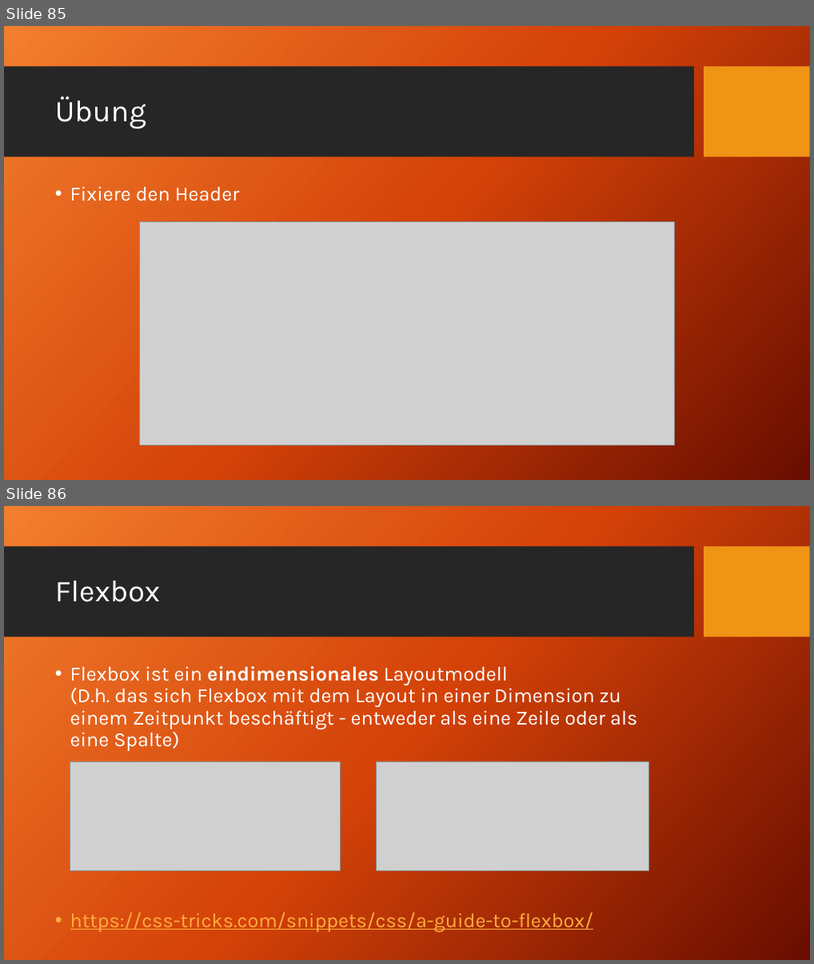
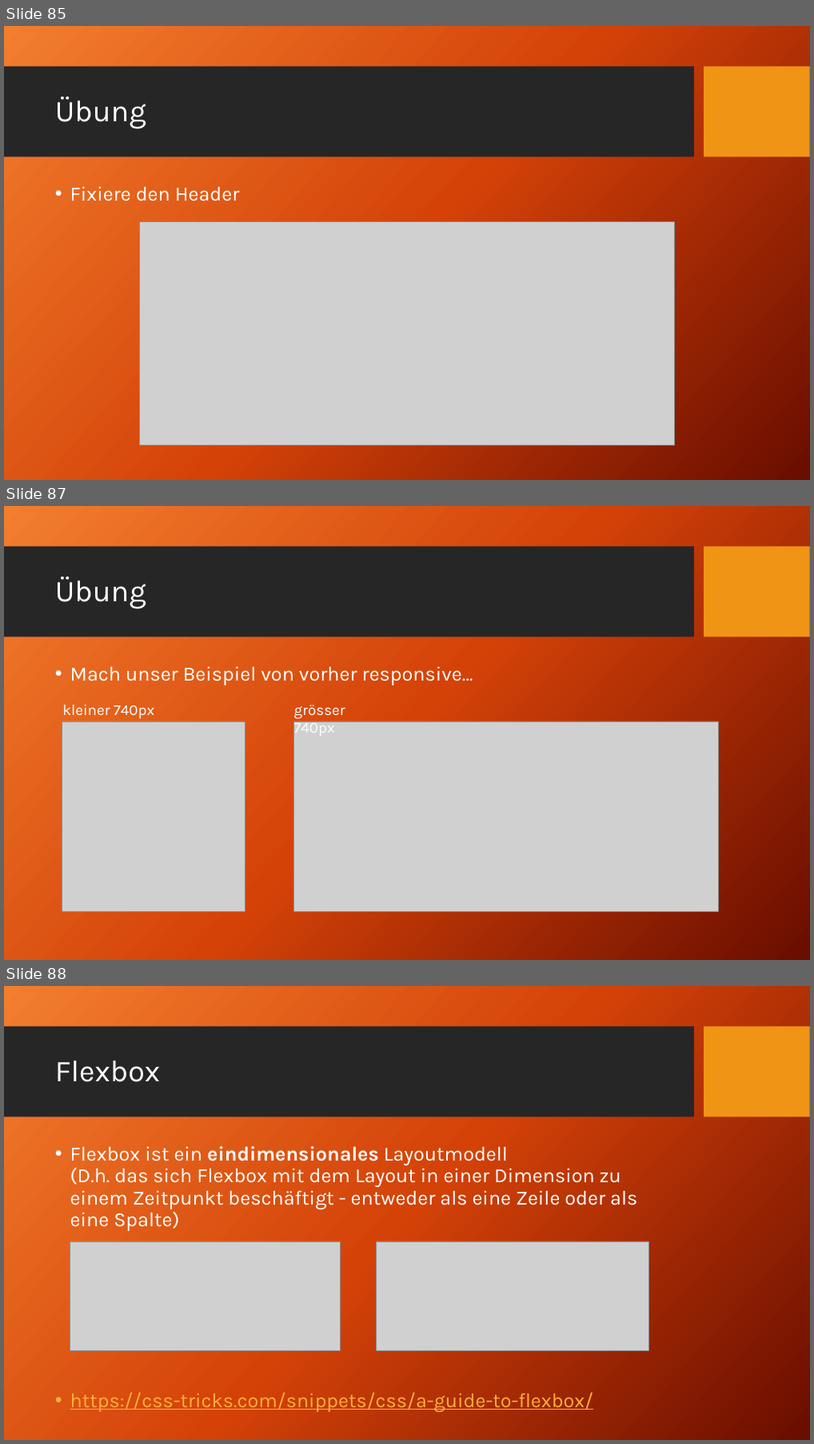
Before and after one commit to TomFrey/htmlCssBasicUebungen, a slide deck: htmlSchulung.pptx. Shown one above the other, each under a label of ours: slides 85 and 86 before the commit, slides 85, 87 and 88 after it; the slides between them are not shown. The pictures are 814x964 and 814x1444 pixels, drawn with LibreOffice and Linux fonts; fonts in the diff are those of the drawing; grey boxes stand for pictures; background and template pictures are left out. Boxes give left, top, right and bottom in pixels: in the first picture for what was removed or moved away, otherwise in the second. Text is boxed around its words. In the diff, an @@ line names an element or a change of style, - is before the commit and + after.

Commit message:
Thema Media Queries hinzugefügt. PP Präsentation, Demo, Übung

```diff
--- a/htmlSchulung.pptx
+++ b/htmlSchulung.pptx
@@ slide 87 added at <box>4,506,810,960</box>, background picture (left out); not listed: 2 template elements that a slide beside it also shows @@
@@ title added at <box>55,576,146,608</box>, 36 pt, text #FFFFFF @@
+Übung
@@ text added at <box>70,666,474,685</box>, 24 pt, text #FFFFFF @@
+• Mach unser Beispiel von vorher responsive…
@@ picture added at <box>62,721,246,912</box> @@
@@ text added at <box>62,704,154,719</box>, 18 pt, text #FFFFFF @@
+kleiner 740px
@@ picture added at <box>294,721,718,912</box> @@
@@ text added at <box>294,704,346,736</box>, 18 pt, text #FFFFFF @@
+grösser 740px
@@ what was slide 86 is now slide 88 @@
```
Also in this commit, not shown: 1 other slide added, 7 other files.
